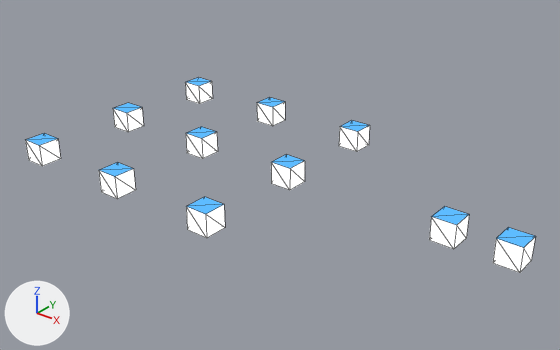
One commit to the glTF model examples/properties/properties.gltf: the scene before it, then after it.
Both versions are drawn from a 50 mm lens placed at (46.3, -36.5, 28.3), pointed at (9.5, 9.5, -0.2). Lighting does not change. The marker at lower left points along +X, +Y and +Z. Mesh edges are drawn as thin lines.
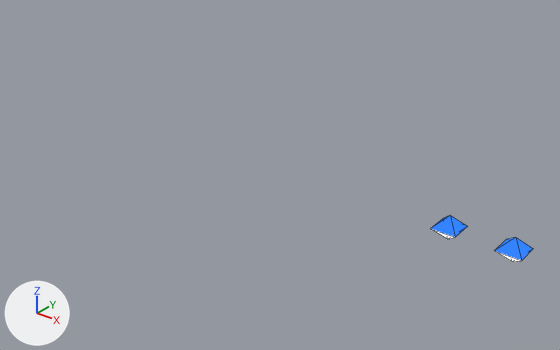
Patch to the scene script:
```diff
--- a/examples/properties/properties.gltf.py
+++ b/examples/properties/properties.gltf.py
@@ me_diamond @@
+me_diamond.from_pydata(...)  # 6 vertices, 8 faces; spans x -1.0..1.0, y -1.0..1.0, z -1.0..1.0
+me_diamond.materials.append(mat_material)
@@ ob_cube @@
-ob_cube = bpy.data.objects.new('Cube', me_cube)
-ob_cube.location = (0.0, 0.0, 0.0)
@@ ob_cube_001 @@
-ob_cube_001 = bpy.data.objects.new('Cube.001', me_cube)
-ob_cube_001.location = (0.0, 10.0, 0.0)
@@ ob_cube_002 @@
-ob_cube_002 = bpy.data.objects.new('Cube.002', me_cube)
-ob_cube_002.location = (-10.0, 10.0, 0.0)
+ob_cube_002 = bpy.data.objects.new('Cube.002', None)
+ob_cube_002.location = (0.0, 0.0, 0.0)
+ob_cube_002.rotation_euler = (-0.317, -0.789, 0.599)  # degrees (-18, -45, 34)
@@ ob_cube_003 @@
-ob_cube_003 = bpy.data.objects.new('Cube.003', me_cube)
-ob_cube_003.location = (-10.0, 0.0, 0.0)
+ob_cube_003 = bpy.data.objects.new('Cube.003', None)
+ob_cube_003.location = (10.0, 0.0, 0.0)
@@ ob_cube_004 @@
-ob_cube_004 = bpy.data.objects.new('Cube.004', me_cube)
-ob_cube_004.location = (10.0, 0.0, 0.0)
+ob_cube_004 = bpy.data.objects.new('Cube.004', None)
+ob_cube_004.location = (10.0, 10.0, 0.0)
@@ ob_cube_005 @@
-ob_cube_005 = bpy.data.objects.new('Cube.005', me_cube)
-ob_cube_005.location = (10.0, 10.0, 0.0)
+ob_cube_005 = bpy.data.objects.new('Cube.005', None)
+ob_cube_005.location = (0.0, 10.0, 0.0)
+ob_cube_005.rotation_euler = (-0.0833, 0.648, -0.381)  # degrees (-4.8, 37, -22)
@@ ob_cube_006 @@
-ob_cube_006 = bpy.data.objects.new('Cube.006', me_cube)
-ob_cube_006.location = (10.0, 20.0, 0.0)
+ob_cube_006 = bpy.data.objects.new('Cube.006', None)
+ob_cube_006.location = (-10.0, 10.0, 0.0)
@@ ob_cube_007 @@
-ob_cube_007 = bpy.data.objects.new('Cube.007', me_cube)
-ob_cube_007.location = (0.0, 20.0, 0.0)
+ob_cube_007 = bpy.data.objects.new('Cube.007', None)
+ob_cube_007.location = (-10.0, 0.0, 0.0)
+ob_cube_007.rotation_euler = (-0.0495, 0.55, -0.309)  # degrees (-2.8, 32, -18)
@@ ob_cube_008 @@
-ob_cube_008 = bpy.data.objects.new('Cube.008', me_cube)
-ob_cube_008.location = (-10.0, 20.0, 0.0)
+ob_cube_008 = bpy.data.objects.new('Cube.008', None)
+ob_cube_008.location = (10.0, -10.0, 0.0)
@@ ob_cube_009 @@
-ob_cube_009 = bpy.data.objects.new('Cube.009', me_cube)
+ob_cube_009 = bpy.data.objects.new('Cube.009', me_diamond)
 ob_cube_009.location = (30.0, 10.0, 0.0)
@@ ob_parent @@
-ob_parent = bpy.data.objects.new('Parent', me_cube)
+ob_parent = bpy.data.objects.new('Parent', me_diamond)
 ob_parent.location = (25.0, 10.0, 0.0)
```

Pixel boxes (x1, y1, x2, y2) of what changed, in the pictures (560 x 350 px):
'Cube.009', reshaped (9% narrower, 45% shorter)
    before: (493, 227, 535, 273)
    after: (495, 237, 533, 262)
'Parent', reshaped (45% shorter)
    before: (429, 206, 469, 249)
    after: (430, 216, 468, 239)
'Cube.004', no longer drawn
    before: (186, 197, 225, 238)
'Cube', deleted
    before: (99, 162, 136, 199)
'Cube.005', no longer drawn
    before: (271, 155, 305, 190)
'Cube.003', no longer drawn
    before: (26, 133, 61, 166)
'Cube.001', deleted
    before: (186, 127, 218, 159)
'Cube.006', no longer drawn
    before: (339, 120, 370, 152)
'Cube.002', no longer drawn
    before: (113, 103, 144, 132)
'Cube.007', no longer drawn
    before: (257, 97, 285, 126)
'Cube.008', no longer drawn
    before: (185, 77, 213, 104)
